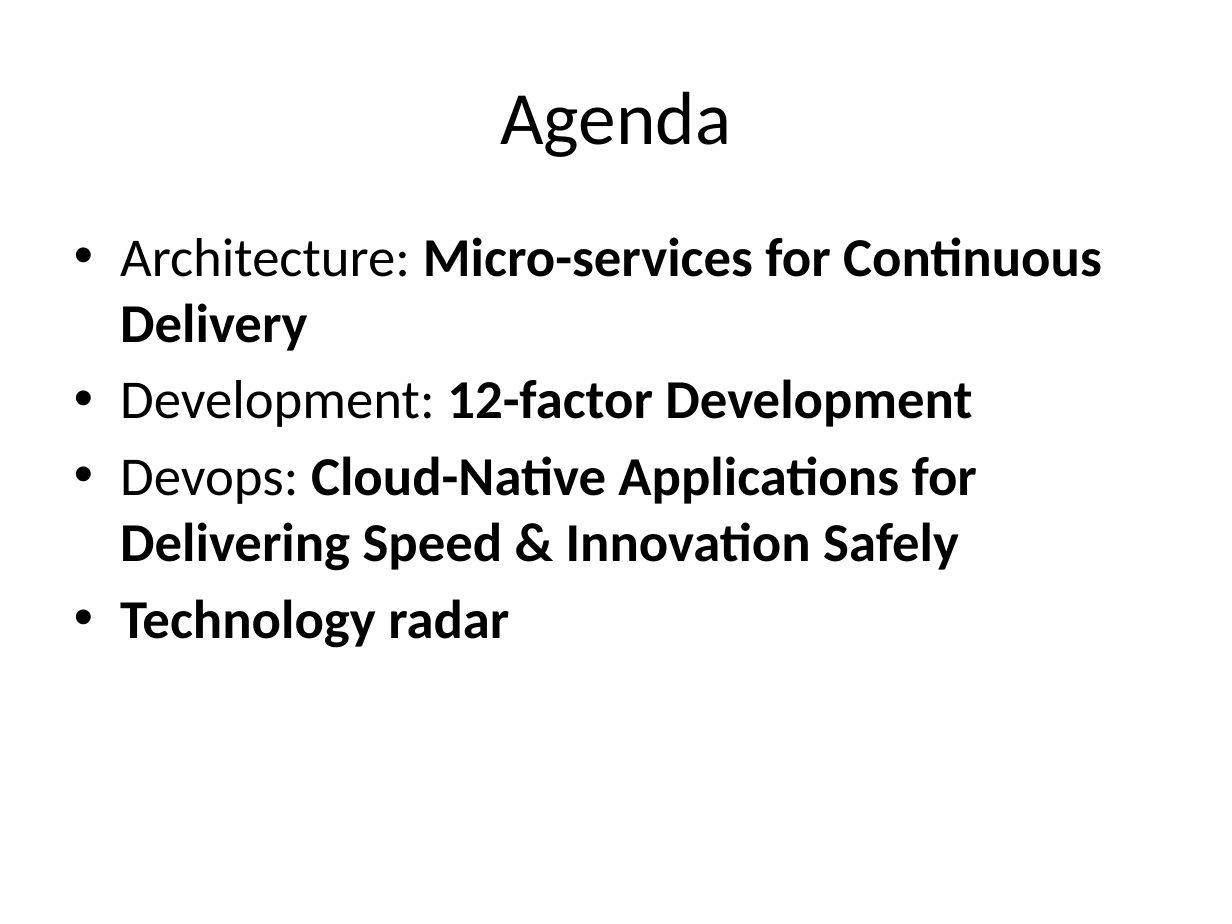
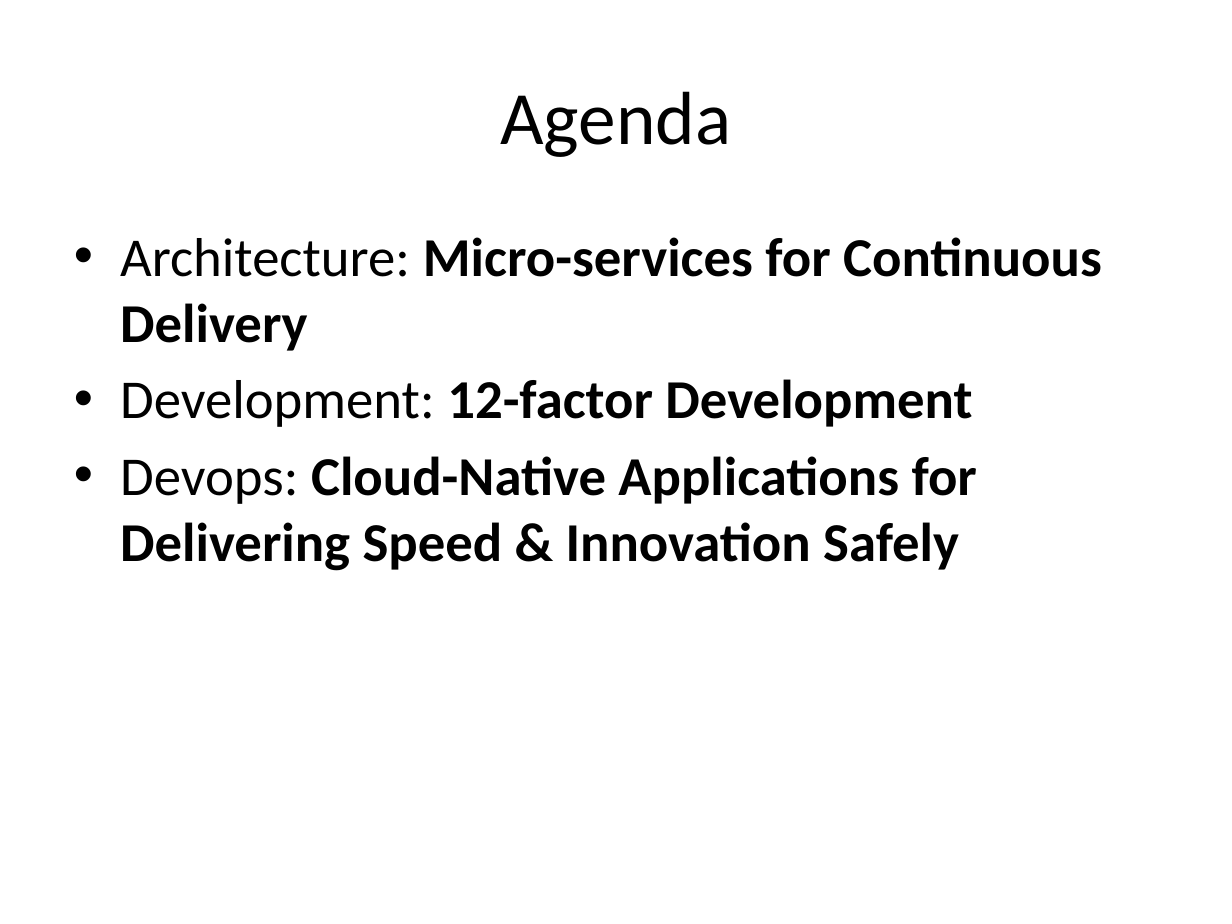
Before and after one commit to arpithparikh/ArchConf2015Collaboration, a slide deck: slide 2 of FannieMaeArchConfTakeaways.pptx. Drawn at 1232x924 pixels with LibreOffice and Linux fonts; fonts in the diff are those of the drawing. Boxes give left, top, right and bottom in pixels: in the first picture for what was removed or moved away, otherwise in the second. Text is boxed around its words. In the diff, an @@ line names an element or a change of style, - is before the commit and + after.

```diff
--- a/FannieMaeArchConfTakeaways.pptx
+++ b/FannieMaeArchConfTakeaways.pptx
@@ text at bbox=[120, 599, 509, 648]: paragraph removed @@
-• Technology radar
```
Also in this commit, not shown: 5 slides added.
